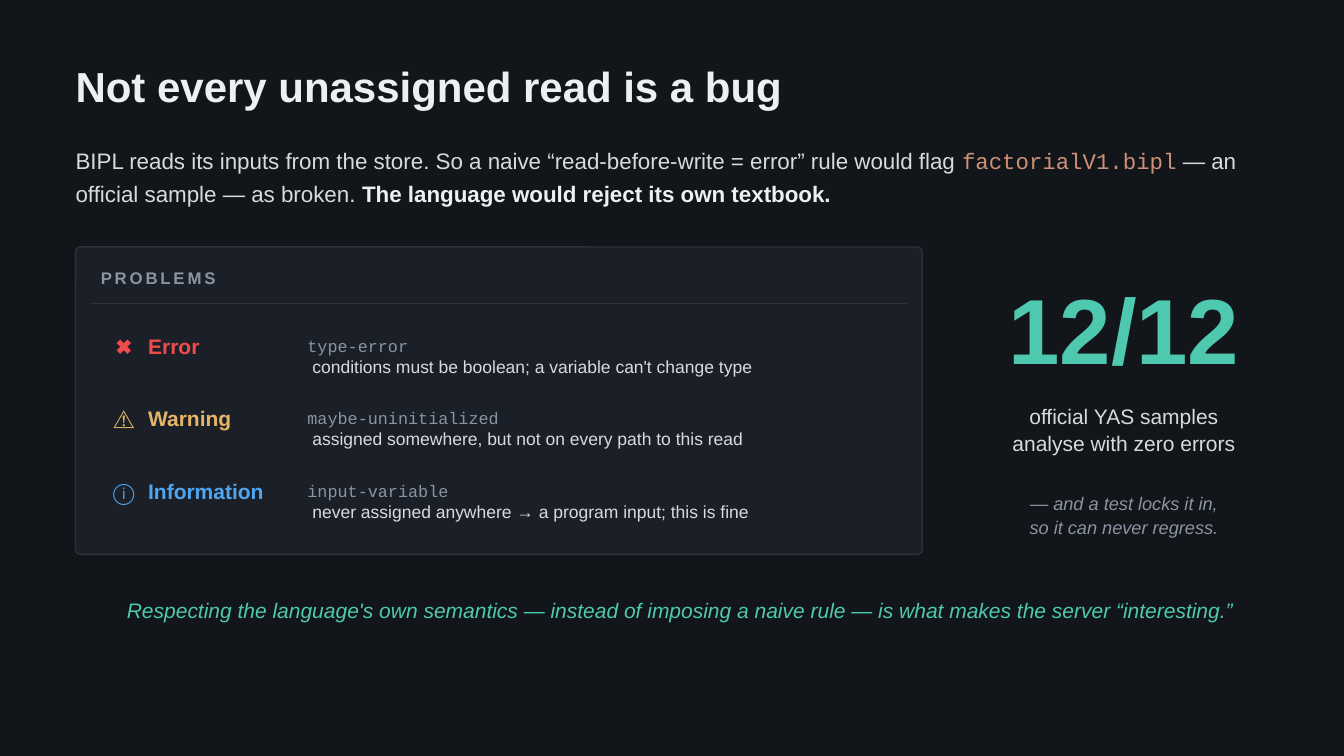
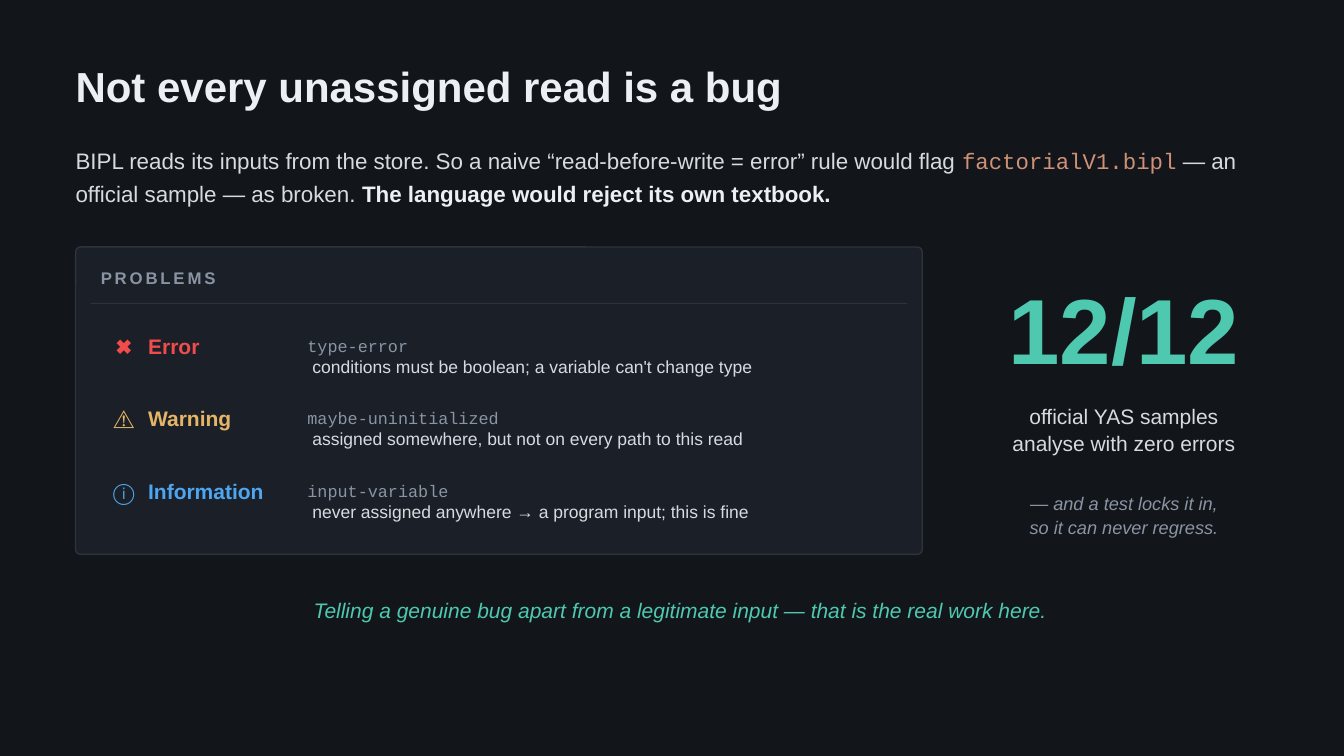
Before and after one commit to VivekanandaReddy3/sle-bipl-lsp, a slide deck: slide 6 of SLE_LSP_Vivekananda.pptx. Drawn at 1344x756 pixels with LibreOffice and Linux fonts; fonts in the diff are those of the drawing. Boxes give left, top, right and bottom in pixels: in the first picture for what was removed or moved away, otherwise in the second. Text is boxed around its words. In the diff, an @@ line names an element or a change of style, - is before the commit and + after.

```diff
--- a/SLE_LSP_Vivekananda.pptx
+++ b/SLE_LSP_Vivekananda.pptx
@@ text at [314,603,1046,622]: text changed @@
-Respecting the language's own semantics — instead of imposing a naive rule — is what makes the server “interesting.”
+Telling a genuine bug apart from a legitimate input — that is the real work here.
```
Also in this commit, not shown: 1 other slide changed, 1 other file.
